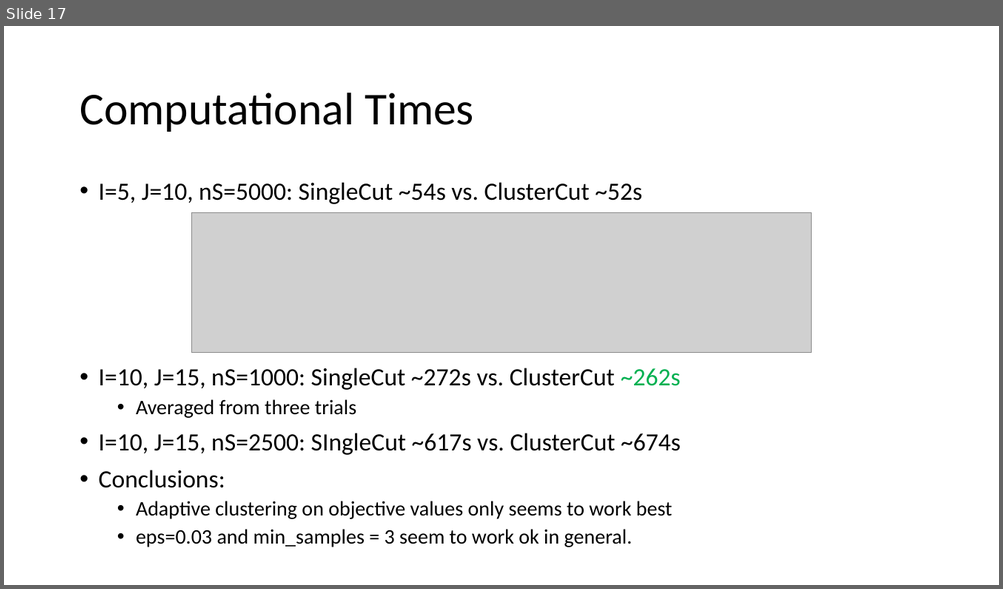
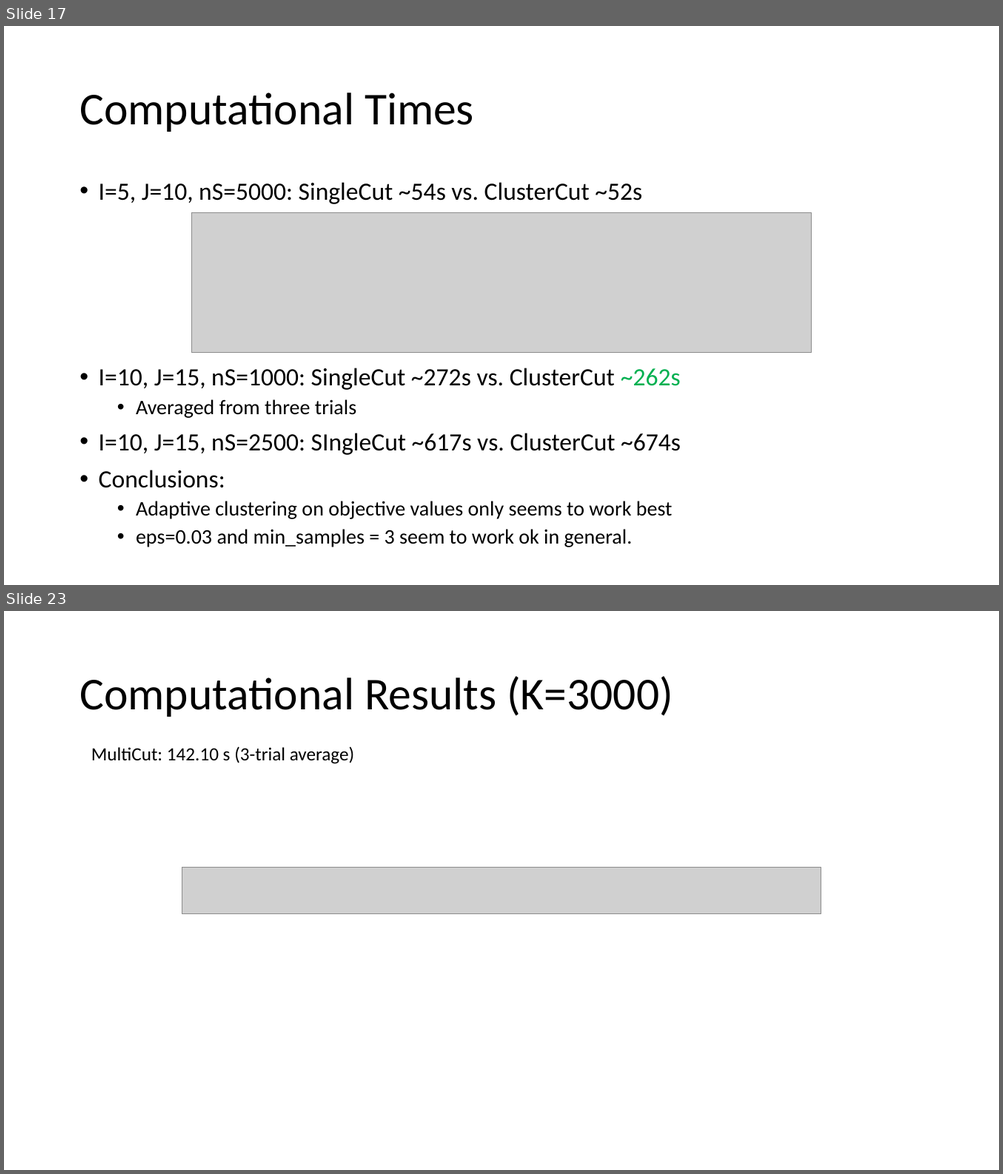
Before and after one commit to parkjan4/SPRO_project, a slide deck: preliminary_results.pptx. Shown one above the other, each under a label of ours: slide 17 before the commit, slides 17 and 23 after it; the slides between them are not shown. The pictures are 1003x589 and 1003x1174 pixels, drawn with LibreOffice and Linux fonts; fonts in the diff are those of the drawing; grey boxes stand for pictures. Boxes give left, top, right and bottom in pixels: in the first picture for what was removed or moved away, otherwise in the second. Text is boxed around its words. In the diff, an @@ line names an element or a change of style, - is before the commit and + after.

```diff
--- a/preliminary_results.pptx
+++ b/preliminary_results.pptx
@@ slide 23 added at (4,611,999,1170), background #FFFFFF @@
@@ title added at (79,676,673,717), 44 pt, text #000000 @@
+Computational Results (K=3000)
@@ text added at (91,746,354,764), 18 pt, text #000000 @@
+MultiCut: 142.10 s (3-trial average)
@@ picture added at (182,868,820,914) @@
```
Also in this commit, not shown: 7 other slides added, 5 other files.
